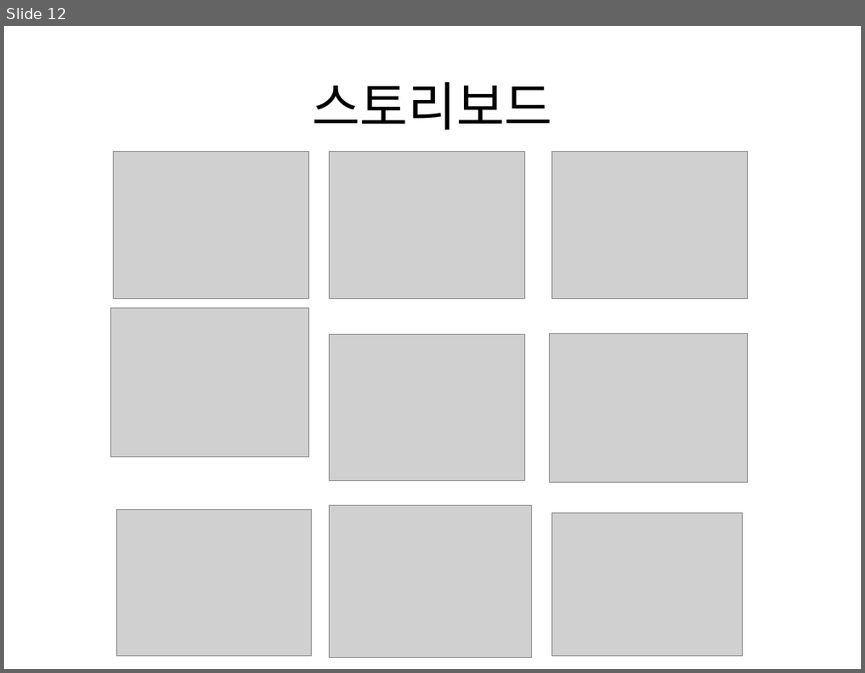
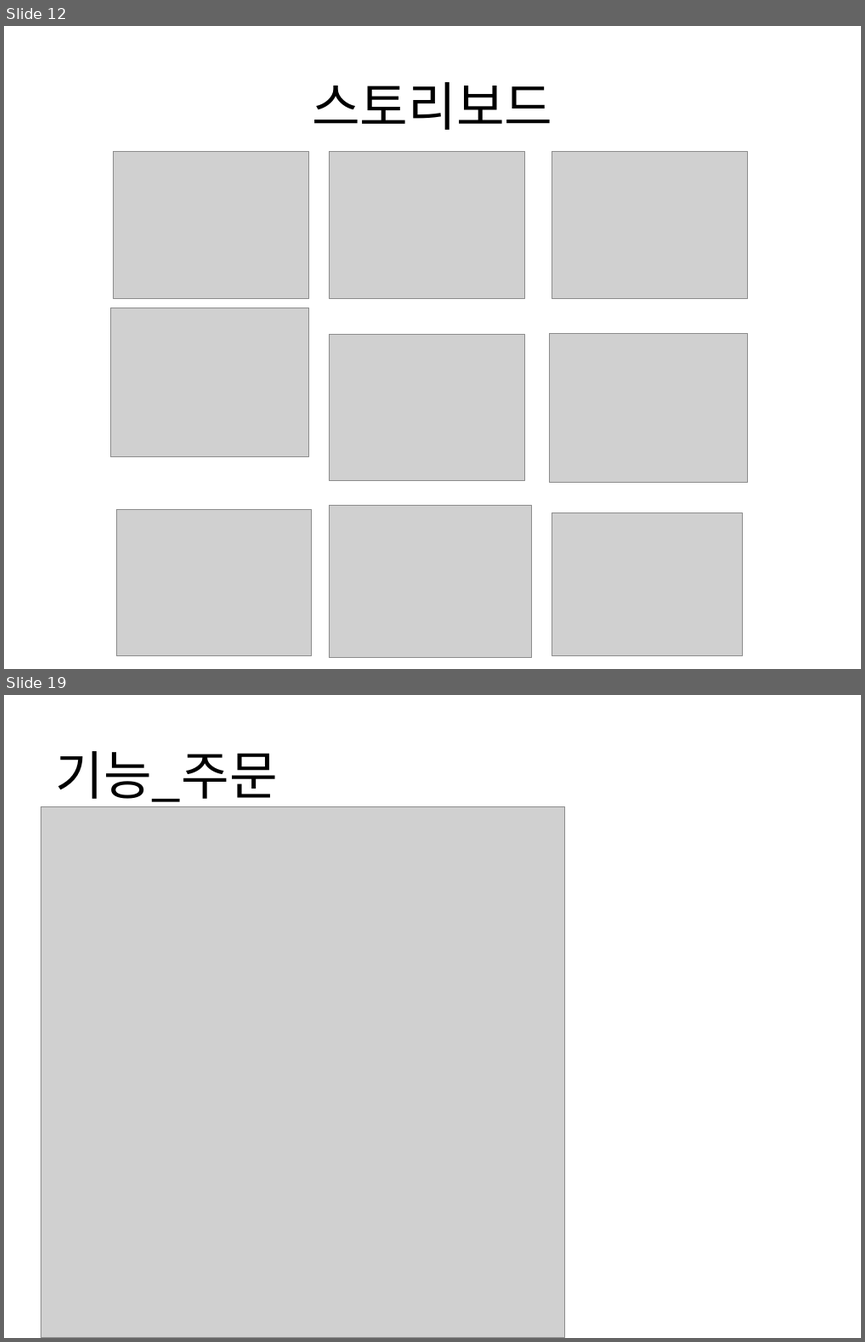
Before and after one commit to yeonjihyo/Leather, a slide deck: leather_last/JH Leather PPT.pptx. Shown one above the other, each under a label of ours: slide 12 before the commit, slides 12 and 19 after it; the slides between them are not shown. The pictures are 865x673 and 865x1342 pixels, drawn with LibreOffice and Linux fonts; fonts in the diff are those of the drawing; grey boxes stand for pictures. Boxes give left, top, right and bottom in pixels: in the first picture for what was removed or moved away, otherwise in the second. Text is boxed around its words. In the diff, an @@ line names an element or a change of style, - is before the commit and + after.

```diff
--- a/leather_last/JH Leather PPT.pptx
+++ b/leather_last/JH Leather PPT.pptx
@@ slide 19 added at (4,695,861,1338), background #FFFFFF @@
@@ title added at (55,751,277,808), 44 pt, text #000000 @@
+기능_주문
@@ picture added at (41,807,564,1338) @@
```
Also in this commit, not shown: 7 other slides added, 1 slide removed, 1 other file.
